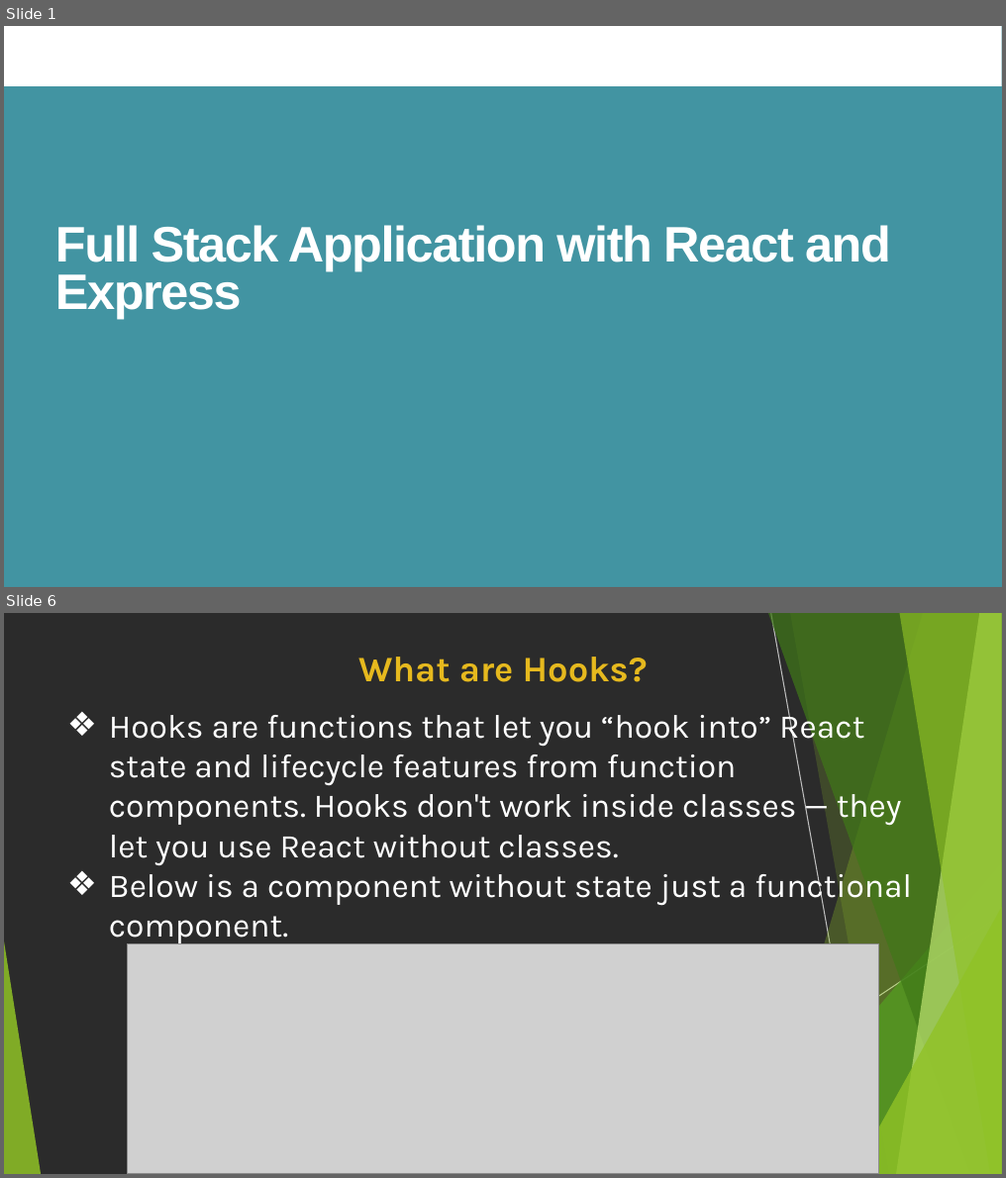
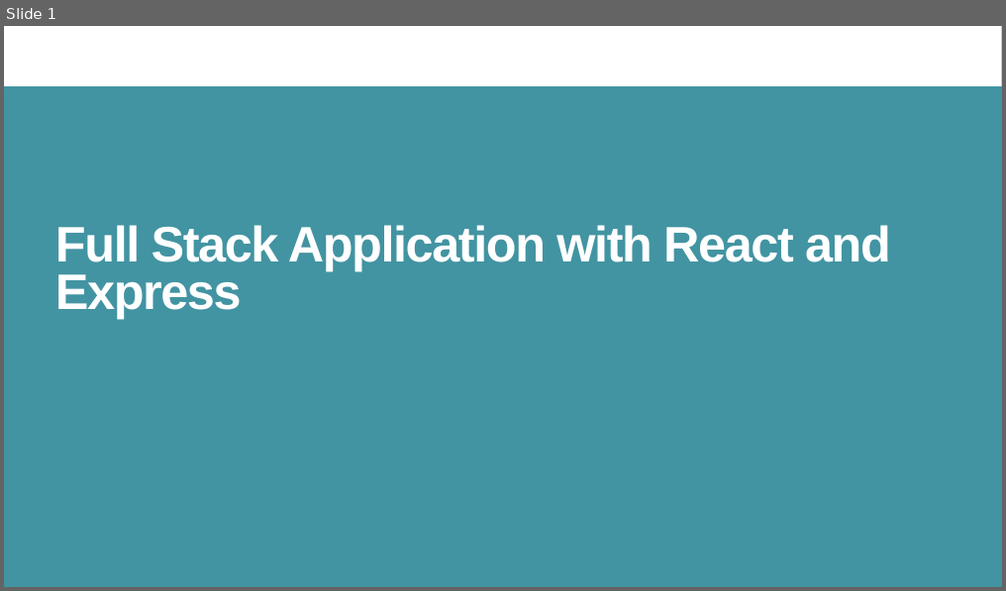
Before and after one commit to AssadMehmood/BackendNodeJS, a slide deck: Week2/Day1/FullStackWithReactAndExpress.pptx. Shown one above the other, each under a label of ours: slides 1 and 6 before the commit, slide 1 after it; the slides between them are not shown. The pictures are 1006x1178 and 1006x591 pixels, drawn with LibreOffice and Linux fonts; fonts in the diff are those of the drawing; grey boxes stand for pictures; background and template pictures are left out; a plain dark background stands for a picture behind light text. Boxes give left, top, right and bottom in pixels: in the first picture for what was removed or moved away, otherwise in the second. Text is boxed around its words. In the diff, an @@ line names an element or a change of style, - is before the commit and + after.

```diff
--- a/Week2/Day1/FullStackWithReactAndExpress.pptx
+++ b/Week2/Day1/FullStackWithReactAndExpress.pptx
@@ slide 6 removed at <box>4,613,1002,1174</box>, background picture (left out) @@
@@ title removed at <box>358,657,648,682</box> @@
-What are Hooks?
@@ text removed at <box>109,708,912,946</box> @@
-❖ Hooks are functions that let you “hook into” React state and lifecycle features from function components. Hooks don't work inside classes — they let you use React without classes.
-❖ Below is a component without state just a functional component.
@@ group removed at <box>4,613,1002,1174</box>: 8 freeform shapes, 2 lines @@
@@ picture removed at <box>128,945,879,1173</box> @@
```
Also in this commit, not shown: 13 slides changed, 12 other slides removed, 4 other files.
